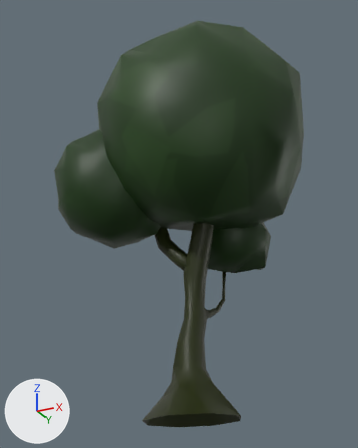
Before and after pictures for a commit that changed the glTF model Code/cr_sculpt/cremModel/tree.glb.
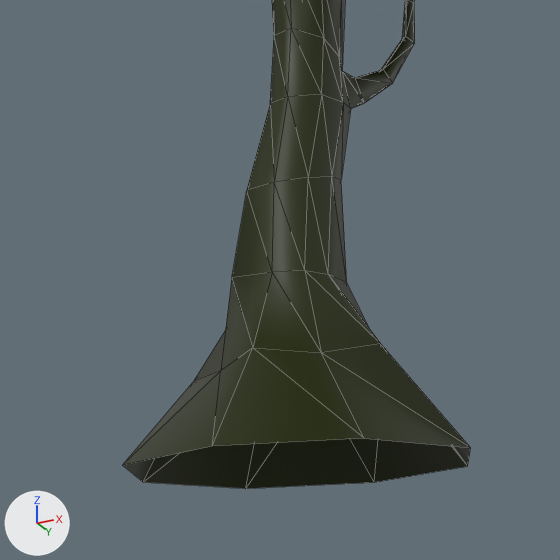
The first picture shows the older version from a 50 mm camera at (4.43, -9.29, -0.23) aimed at (-0.1, -0.22, 3.85). The close-ups show the older and then the newer version on the part from 30% to 74% of the width and 64% to 100% of the height of that picture. Only the edits that show in the close-ups are written down. The axes (+X, +Y, +Z) are drawn at lower left. The lights are the same throughout. The close-ups show mesh edges as thin lines. Vertices at exactly the same position are counted once.

The scene before the commit, as lines of its bpy script (objects in view):
```python
me_柱体_004 = bpy.data.meshes.new('柱体.004')
me_柱体_004.from_pydata(...)  # 402 vertices, 778 faces; spans x -2.81..2.85, y -2.59..2.07, z -0.29..8.4
me_柱体_004.materials.append(mat_树4)  # picture img_normaltree_树4_basecolor
# before: 0 (0.75, -0.68, -0.05) at pixel (364, 438), 2 (0.04, -0.96, -0.08) at pixel (212, 446), 4 (-0.66, -0.66, -0.17) at pixel (122, 465), 6 (-0.94, 0.06, -0.25) at pixel (143, 482), 8 (-0.63, 0.76, -0.29) at pixel (245, 488)
# before: 10 (0.08, 1.04, -0.26) at pixel (374, 482), 12 (0.78, 0.74, -0.17) at pixel (467, 466), 14 (1.06, 0.02, -0.08) at pixel (470, 447)
ob_树 = bpy.data.objects.new('树', me_柱体_004)
ob_树.location = (0.0, 0.0, 0.0)
```
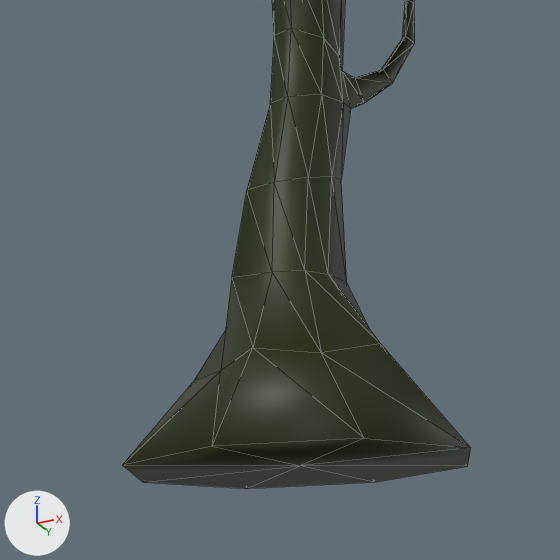
Diff of the bpy script that builds the scene:
```diff
--- a/Code/cr_sculpt/cremModel/tree.glb.py
+++ b/Code/cr_sculpt/cremModel/tree.glb.py
@@ me_柱体_004 @@
 # used by ob_树; location = (0.0, 0.0, 0.0)
 # verts and faces of me_柱体_004; kept vertices keep their numbers, new ones are numbered from 402
-me_柱体_004.from_pydata(...)  # 402 vertices, 778 faces; spans x -2.81..2.85, y -2.59..2.07, z -0.29..8.4
+me_柱体_004.from_pydata(...)  # 403 vertices, 786 faces; spans x -2.81..2.85, y -2.59..2.07, z -0.29..8.4
+# me_柱体_004 part 1
+verts[402] = (0.06, 0.04, -0.17)  # pixel (300, 465)
+faces += [(0, 2, 402), (2, 4, 402), (4, 6, 402), (6, 8, 402), (8, 10, 402), (10, 12, 402)]
+faces += [(12, 14, 402), (0, 402, 14)]
 me_柱体_004.materials.append(mat_树4)
```

Where the change shows, as pixel boxes [x1, y1, x2, y2] in the close-ups (560 x 560 px):
part 1 of me_柱体_004, added
    after: [123, 439, 470, 489]
